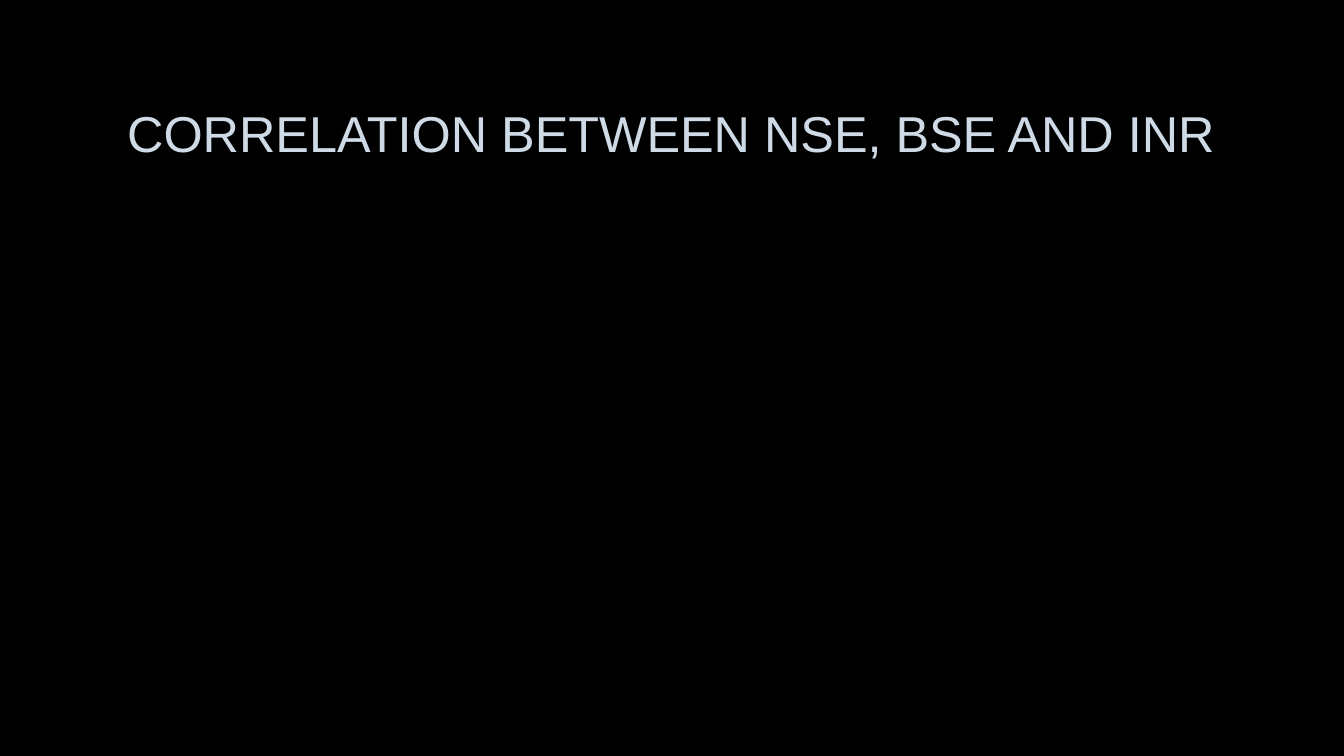
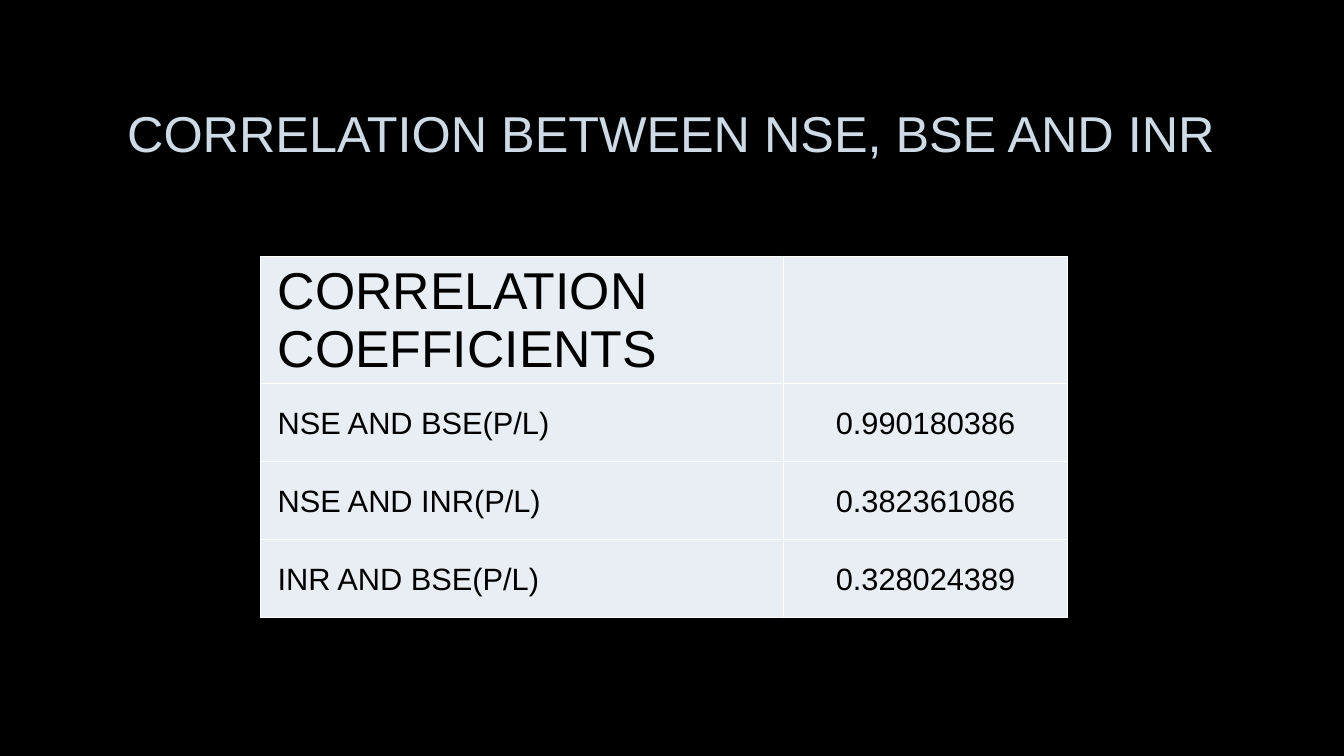
Before and after one commit to abhi-824/probability_stats, a slide deck: slide 14 of STOCK ANALYSIS USING EXCEL.pptx. Drawn at 1344x756 pixels with LibreOffice and Linux fonts; fonts in the diff are those of the drawing; background and template pictures are left out. Boxes give left, top, right and bottom in pixels: in the first picture for what was removed or moved away, otherwise in the second. Text is boxed around its words. In the diff, an @@ line names an element or a change of style, - is before the commit and + after.

```diff
--- a/STOCK ANALYSIS USING EXCEL.pptx
+++ b/STOCK ANALYSIS USING EXCEL.pptx
@@ table added at box(260, 256, 1068, 618), 4 rows, 2 columns @@
+CORRELATION COEFFICIENTS | 
+NSE AND BSE(P/L) | 0.990180386
+NSE AND INR(P/L) | 0.382361086
+INR AND BSE(P/L) | 0.328024389
```
Also in this commit, not shown: 14 other slides changed, 3 slides added, 4 slides removed, 2 other files.
